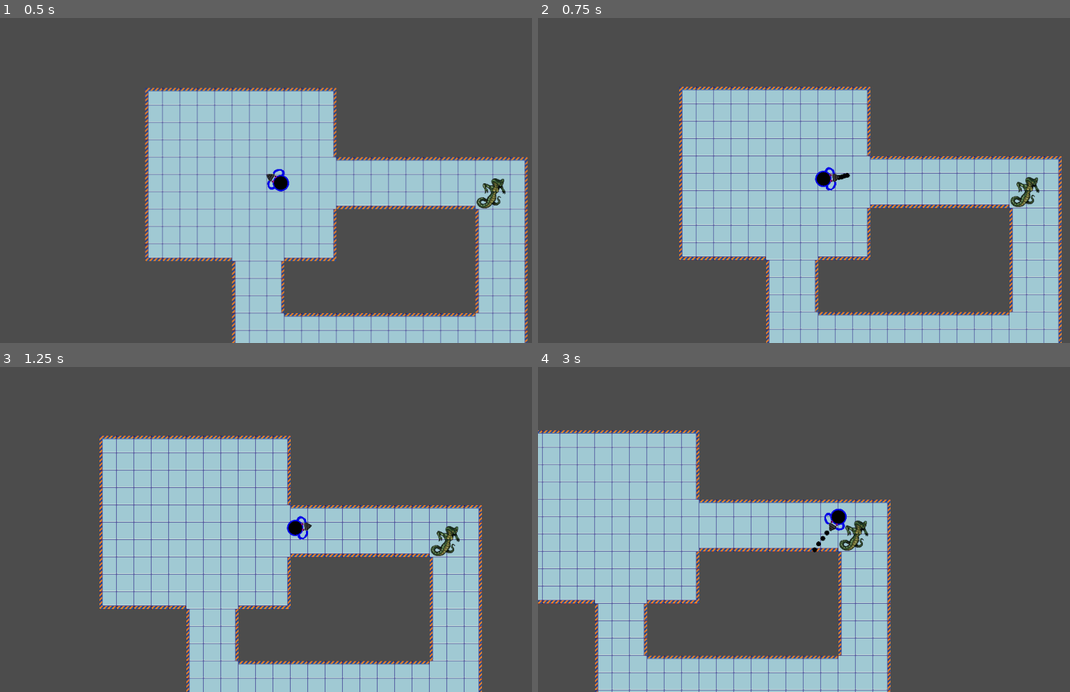
Above: before the commit, frames 1-4 (two rows, left to right).
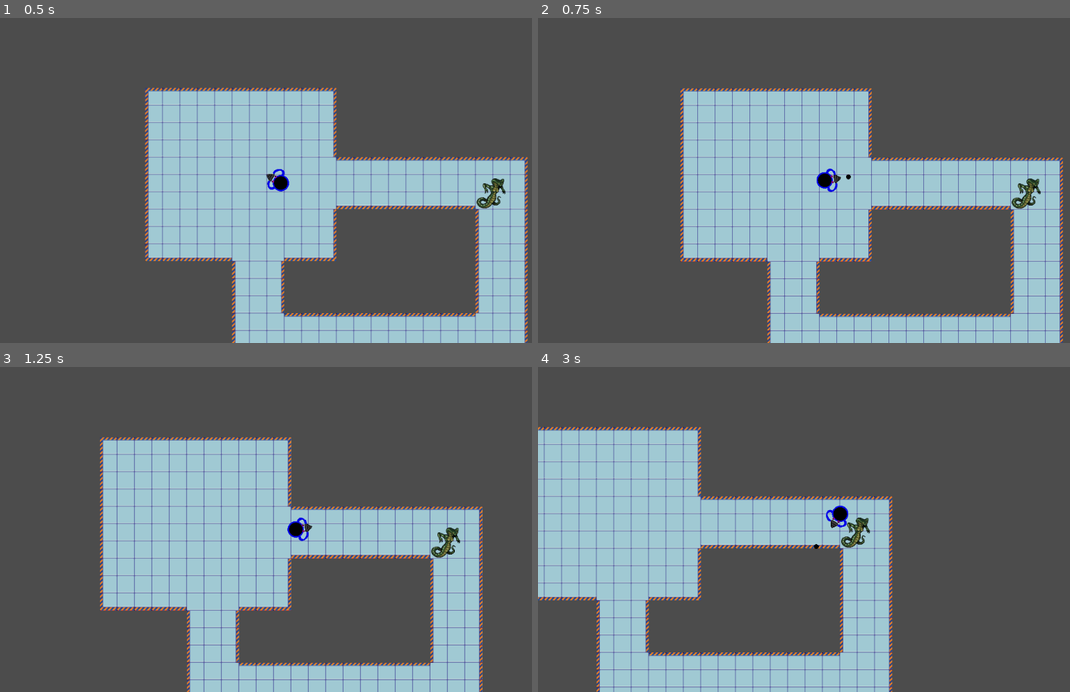
Above: after the commit, the same moments.

Repository: giraffegrenade/top-down-shooter
Game: Godot game, scene res://scenes/Main.tscn
Two runs of this game, one before a commit and one after it. Both use one fixed random seed, a clock stepped at 60 frames per second and the inputs below.
Inputs (mouse positions are in pixels of both pictures, inside the frame that each line leads up to):
- Up to frame 1 (0.5 s): no input
- Up to frame 2 (0.75 s): tap Enter at 0.5 s; move the mouse to (937, 164) at 0.52 s; hold Right (ui_right) from 0.53 s (still down); click (937, 164) at 0.67 s
- Up to frame 3 (1.25 s): keep holding Right (ui_right)
- Up to frame 4 (3 s): move the mouse to (702, 545) at 1.27 s; release Right (ui_right) at 1.28 s; hold Down (ui_down) 1.28-2.03 s; click (702, 545) at 1.42 s; move the mouse to (873, 458) at 2.02 s; hold Right (ui_right) 2.03-2.78 s; click (873, 458) at 2.17 s; move the mouse to (788, 594) at 2.77 s; hold Up (ui_up) from 2.78 s (still down); click (788, 594) at 2.92 s

Frame 1 is identical in both runs. In frame 2, 10% of the frame differs, in the area x 26-99%, y 21-100%; in frame 3, 9.9%; in frame 4, 12%, in the area x 0-67%, y 18-100%.
Error in both runs: Invalid get index 'shape' (on base: 'Dictionary'). (res://scenes/Naga.gd:21)

Commit message:
Added bullet delay and custom cursor

Diff:
--- a/TopDownShooter/project.godot
+++ b/TopDownShooter/project.godot
@@ -13,6 +13,10 @@
 config/name="TopDownShooter"
 run/main_scene="res://scenes/Main.tscn"
 config/icon="res://icon.png"
+
+[display]
+
+mouse_cursor/custom_image="res://art/target.png"
 
 [input]
 
--- a/TopDownShooter/scenes/Main.tscn
+++ b/TopDownShooter/scenes/Main.tscn
@@ -4,7 +4,7 @@
 [ext_resource path="res://scenes/Player.tscn" type="PackedScene" id=2]
 [ext_resource path="res://scenes/Naga.tscn" type="PackedScene" id=3]
 
-[node name="Node" type="Node"]
+[node name="Node" type="Node" index="0"]
 
 [node name="TileMap" type="TileMap" parent="." index="0"]
 
--- a/TopDownShooter/scenes/Naga.gd
+++ b/TopDownShooter/scenes/Naga.gd
@@ -18,7 +18,6 @@
 	var space_state = get_world_2d().direct_space_state
 	var result = space_state.intersect_ray(get_parent().get_node("Player").position, position, [self])
 	var direction
-	print(result.shape)
 	if result.shape == 0:
 		last_player_pos = get_parent().get_node("Player").position
 	direction = (last_player_pos - position).normalized()
--- a/TopDownShooter/scenes/Player.gd
+++ b/TopDownShooter/scenes/Player.gd
@@ -6,9 +6,16 @@
 const BULLET_SCENE = preload("res://scenes/bullet.tscn")
 var screensize  # Size of the game window.
 var velocity = Vector2()
+var timer
+var bullet_delay = 0.1
+var can_shoot = true
 
 func _ready():
 	screensize = get_viewport_rect().size
+	timer = Timer.new()
+	timer.set_one_shot(true)
+	timer.set_wait_time(bullet_delay)
+	timer.connect("timeout", self, "on_timeout_complete")
 
 func screen_shake():
 	$Camera2D.set_offset(Vector2( \
@@ -17,15 +24,18 @@
 	))
 
 func _process(delta):
-	var friction = false
+	var friction = false; print(str(timer.get_time_left()))
 
 	look_at(get_global_mouse_position())
 
-	if Input.is_mouse_button_pressed(1):
+	if Input.is_mouse_button_pressed(1) and can_shoot:
 		screen_shake()
 		var clone = BULLET_SCENE.instance()
 		clone.start(position, get_global_mouse_position())
 		get_parent().add_child(clone)
+		can_shoot = false
+		add_child(timer)
+		timer.start()
 
 	if Input.is_action_pressed("ui_right"):
 		velocity.x = min(velocity.x + acceleration, max_speed)
@@ -41,3 +51,6 @@
 
 
 	move_and_slide(velocity)
+
+func on_timeout_complete():
+	can_shoot = true
--- a/TopDownShooter/scenes/bullet.gd
+++ b/TopDownShooter/scenes/bullet.gd
@@ -1,4 +1,5 @@
 extends Area2D
+
 export (float) var speed
 
 const BULLET_SPAWN_DIST = 25
Binary file added: TopDownShooter/art/target.png
Not shown, added: TopDownShooter/art/target.png.import
